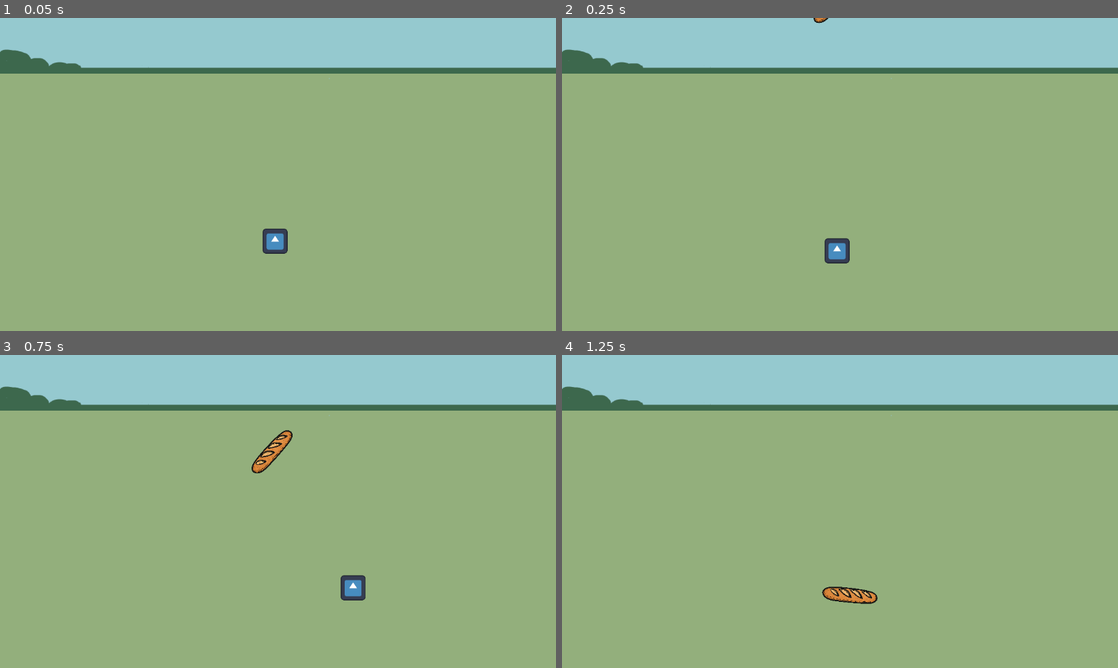
Above: before the commit, frames 1-4 (two rows, left to right).
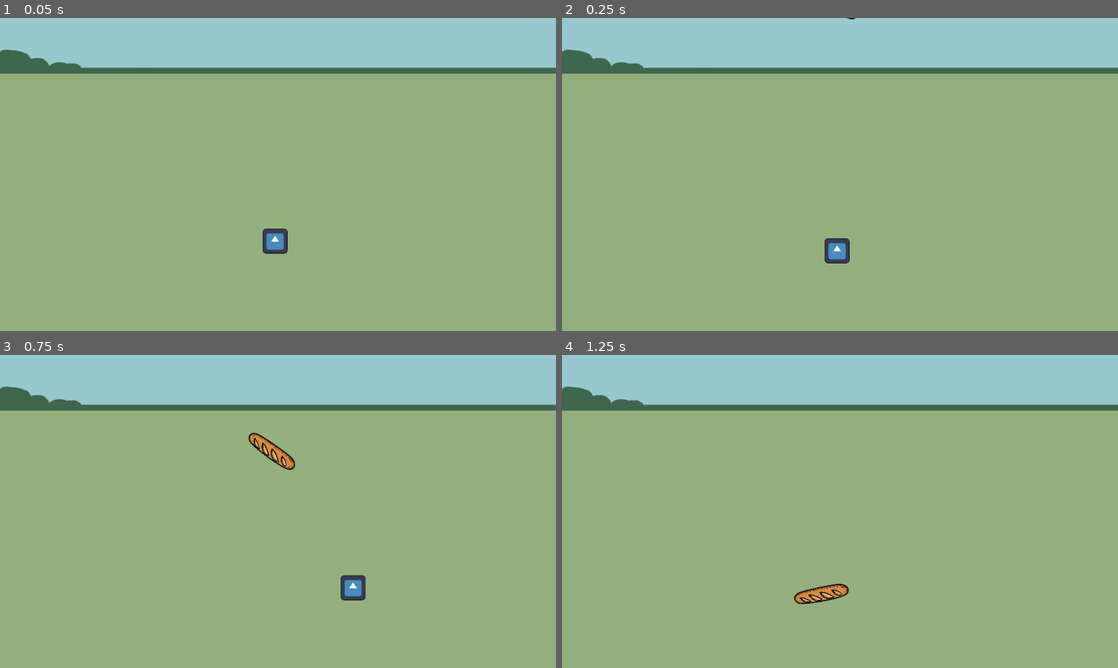
Above: after the commit, the same moments.

Repository: baguette-ballett/baguette-ballett
Game: Godot game, scene res://scenes/level/level.tscn
Same seed, same stepped clock (60 frames per second), same inputs: the game is played once before the commit and once after it. The engine's default icon, where the game draws it, is replaced by a stand-in: a white triangle on a blue panel in a dark square.
Inputs:
- Up to frame 1 (0.05 s): no input
- Up to frame 2 (0.25 s): no input
- Up to frame 3 (0.75 s): hold Right (right) from 0.53 s (still down)
- Up to frame 4 (1.25 s): keep holding Right (right)

Frame 1 is identical in both runs. In frame 2, less than 0.1% of the frame differs, in the area x 45-53%, y 0-2%; in frame 3, 0.7%, in the area x 44-54%, y 24-38%; in frame 4, 0.7%.

Commit message:
add random rotation when spawning baguette

Diff:
--- a/scenes/baguette/baguette.gd
+++ b/scenes/baguette/baguette.gd
@@ -1,4 +1,7 @@
 extends RigidBody2D
+
+func _ready():
+	self.rotation_degrees = randf_range(-180.0, 180.0)
 
 func _on_baguette_area_entered(body):
 	if body.name != "player" and body.name != 'baguette':
